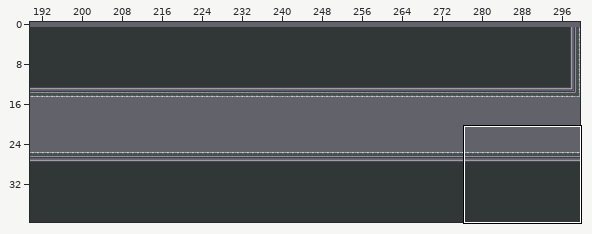
One commit to this Tiled map: android/assets/levels/walk.tmx. The first picture is a wide view before the edit; the outline marks the close-up.
Close-up. Earlier state:
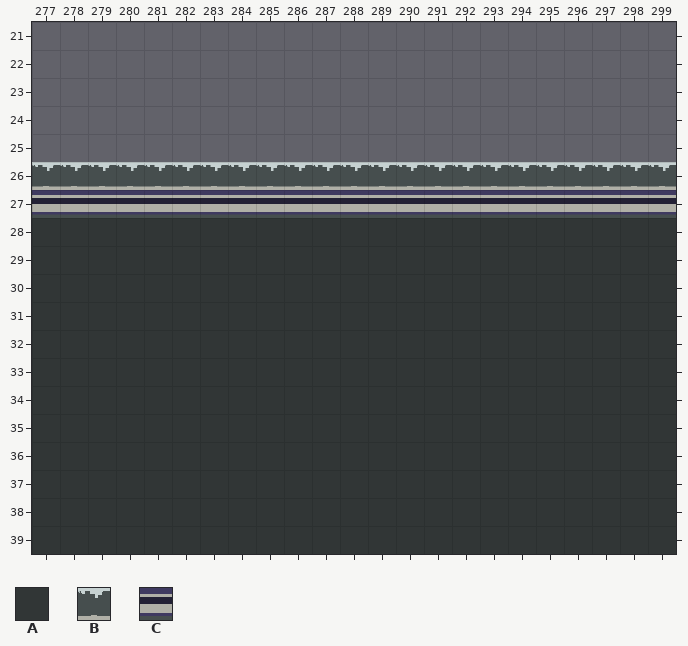
Cells are 32x32 px. Shown: x 277..299, y 21..39. The commit also changed other parts of the map, which this record leaves out.
Key: from "tileset-new": A 16, B 46, C 51.
_ is an empty cell.
Layer "Platform" before, first column x 277:
21 _______________________
22 _______________________
23 _______________________
24 _______________________
25 _______________________
26 BBBBBBBBBBBBBBBBBBBBBBB
27 CCCCCCCCCCCCCCCCCCCCCCC
28 AAAAAAAAAAAAAAAAAAAAAAA
29 AAAAAAAAAAAAAAAAAAAAAAA
30 AAAAAAAAAAAAAAAAAAAAAAA
31 AAAAAAAAAAAAAAAAAAAAAAA
32 AAAAAAAAAAAAAAAAAAAAAAA
33 AAAAAAAAAAAAAAAAAAAAAAA
34 AAAAAAAAAAAAAAAAAAAAAAA
35 AAAAAAAAAAAAAAAAAAAAAAA
36 AAAAAAAAAAAAAAAAAAAAAAA
37 AAAAAAAAAAAAAAAAAAAAAAA
38 AAAAAAAAAAAAAAAAAAAAAAA
39 AAAAAAAAAAAAAAAAAAAAAAA
After the commit:
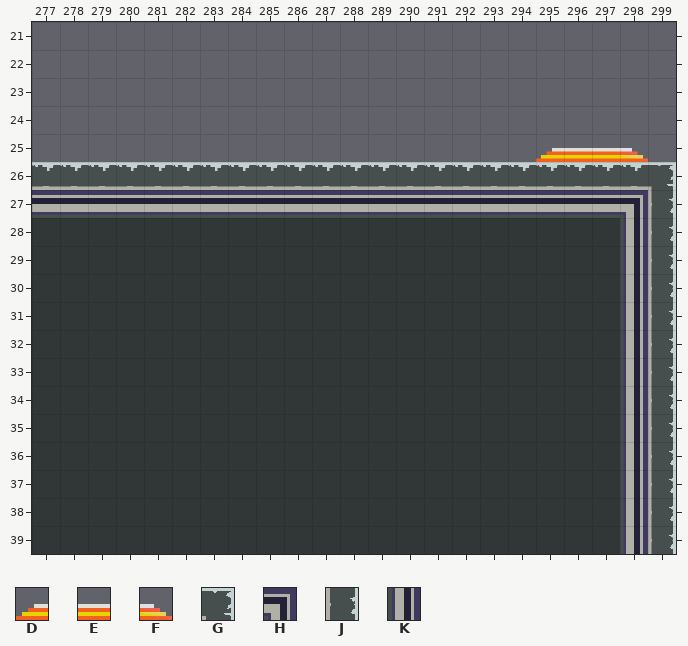
Further tiles: from "tileset-new": D 21, E 22, F 23, G 47, H 52, J 62, K 65 turned 180.
Tiles of an added or newly shown layer are drawn over the layers below it.
Changes in this commit:
{"where": "layer \"Platform\""}
{"y":26,"x":299,"old":"B","new":"G"}
{"y":27,"x":298,"old":"CC","new":"HJ"}
{"y":28,"x":298,"old":"AA","new":"KJ"}
{"y":29,"x":298,"old":"AA","new":"KJ"}
{"y":30,"x":298,"old":"AA","new":"KJ"}
{"y":31,"x":298,"old":"AA","new":"KJ"}
{"y":32,"x":298,"old":"AA","new":"KJ"}
{"y":33,"x":298,"old":"AA","new":"KJ"}
{"y":34,"x":298,"old":"AA","new":"KJ"}
{"y":35,"x":298,"old":"AA","new":"KJ"}
{"y":36,"x":298,"old":"AA","new":"KJ"}
{"y":37,"x":298,"old":"AA","new":"KJ"}
{"y":38,"x":298,"old":"AA","new":"KJ"}
{"y":39,"x":298,"old":"AA","new":"KJ"}
{"where": "layer \"Platform #2\" (added)"}
{"y":25,"x":295,"old":"____","new":"DEEF"}
{"label":"changed","picture_box":[536,148,676,554]}
